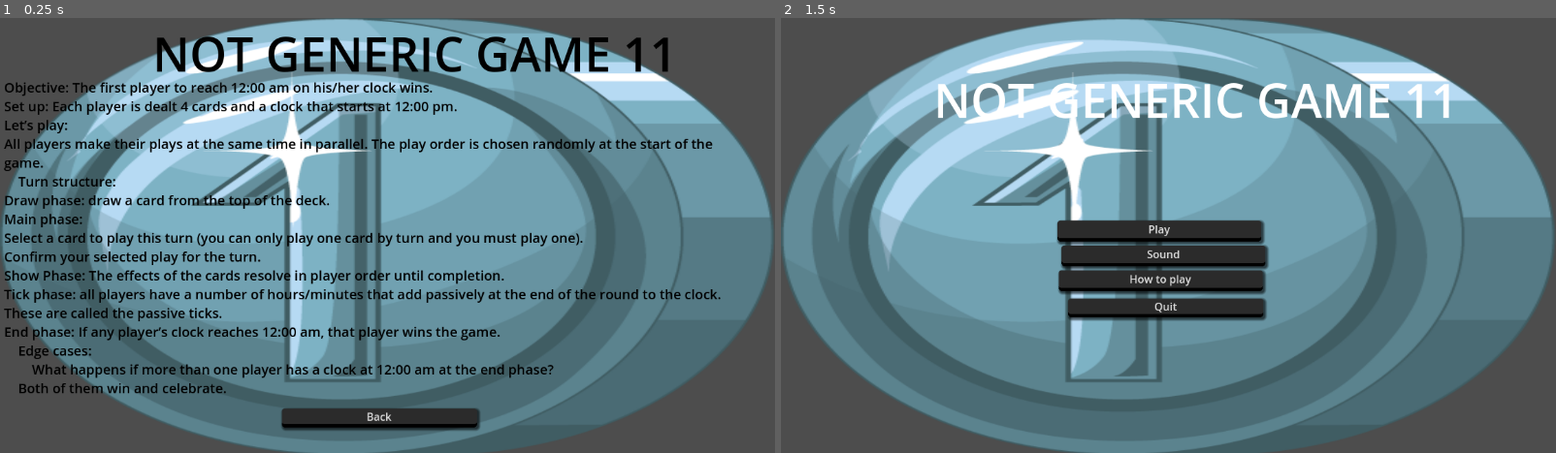
Above: before the commit, frames 1-2 (left to right).
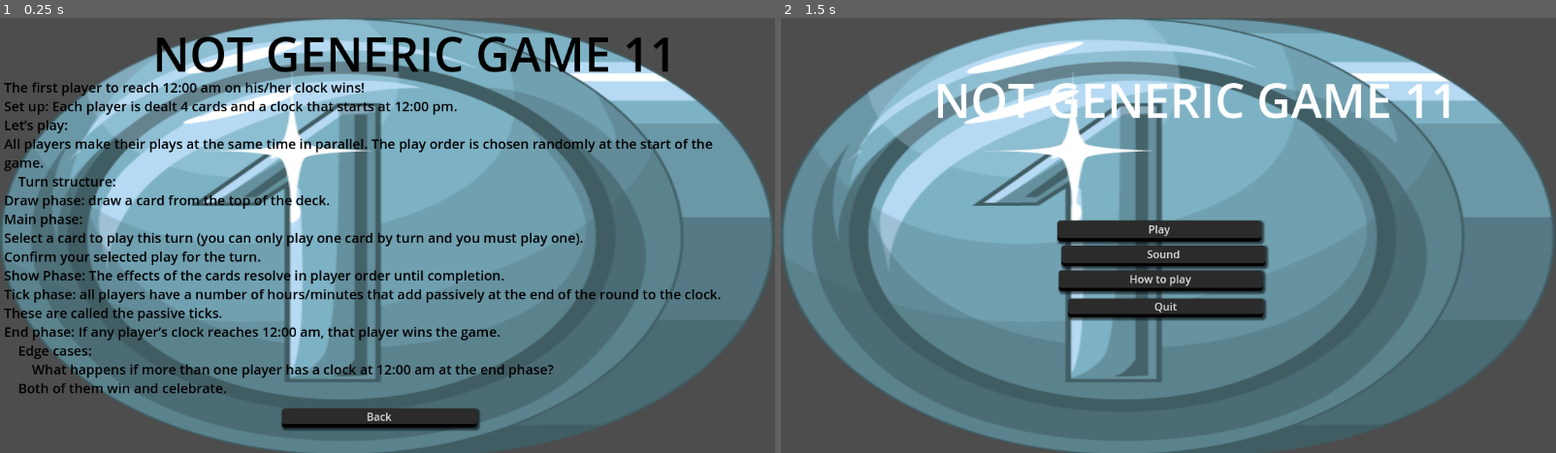
Above: after the commit, the same moments.

Repository: jaoc1811/card-game-jam
Game: Godot game, scene res://scenes/how_to_play.tscn
Same seed, same stepped clock (60 frames per second), same inputs: the game is played once before the commit and once after it. This scene is started directly instead of the project's main scene.
Inputs (mouse positions are in pixels of both pictures, inside the frame that each line leads up to):
- Up to frame 1 (0.25 s): no input
- Up to frame 2 (1.5 s): tap Enter at 0.5 s; move the mouse to (1339, 213) at 0.52 s; tap F at 0.6 s; click "Back" at 1.25 s

The runs differ from the first frame. In frame 1, 0.7% of the frame differs, in the area x 0-56%, y 14-19%; in frame 2, nothing differs.

Commit message:
correction to text

Diff:
--- a/scenes/how_to_play.tscn
+++ b/scenes/how_to_play.tscn
@@ -38,7 +38,7 @@
 offset_bottom = 583.0
 theme_override_font_sizes/normal_font_size = 20
 bbcode_enabled = true
-text = "[color=black]Objective: The first player to reach 12:00 am on his/her clock wins.
+text = "[color=black]The first player to reach 12:00 am on his/her clock wins!
 Set up: Each player is dealt 4 cards and a clock that starts at 12:00 pm.
 Let’s play:
 All players make their plays at the same time in parallel. The play order is chosen randomly at the start of the game.
